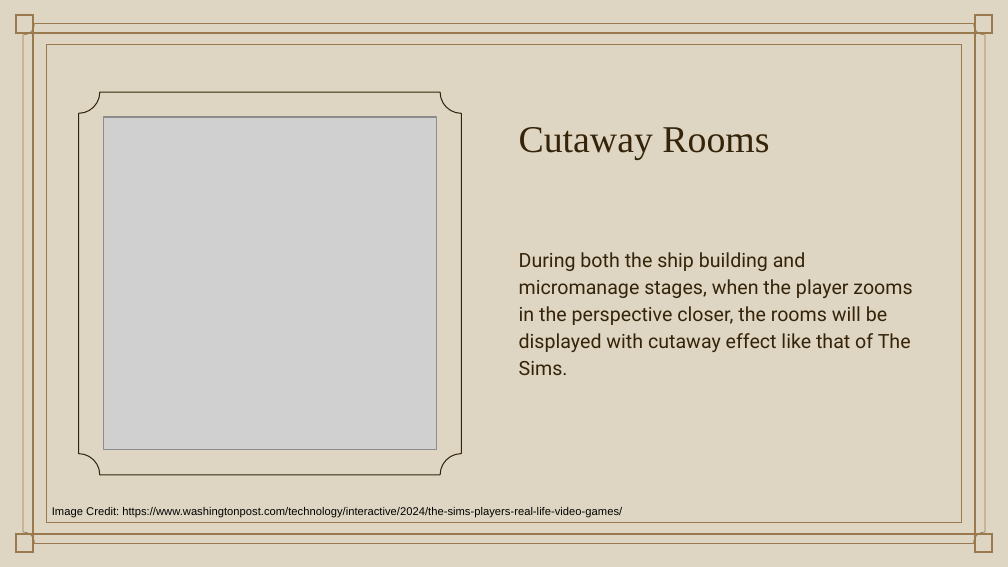
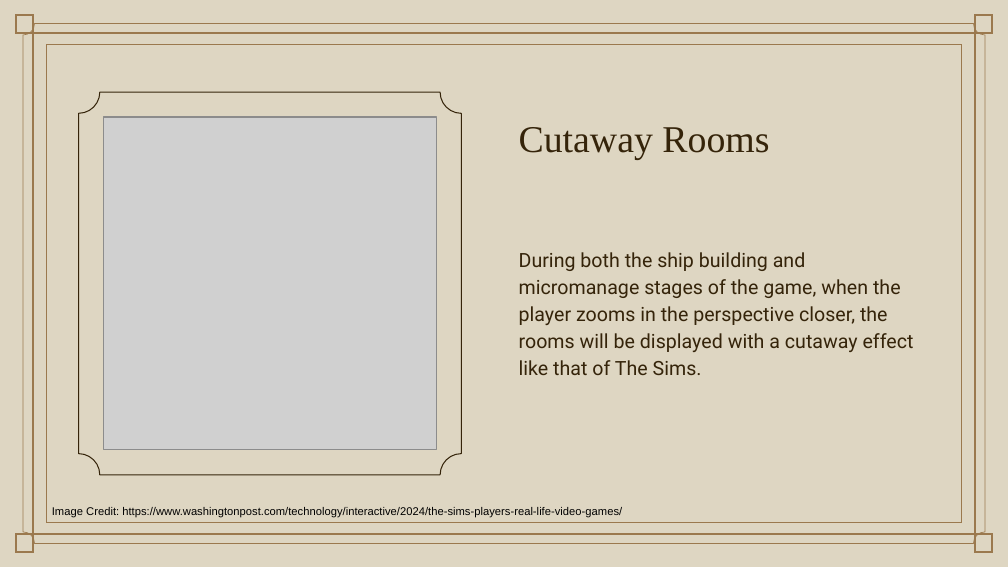
Before and after one commit to LyciaStenson/OceanLinerTycoon, a slide deck: slide 5 of Documents/Ocean Liner Tycoon Pitch.pptx. Drawn at 1008x567 pixels with LibreOffice and Linux fonts; fonts in the diff are those of the drawing; grey boxes stand for pictures; background and template pictures are left out. Boxes give left, top, right and bottom in pixels: in the first picture for what was removed or moved away, otherwise in the second. Text is boxed around its words. In the diff, an @@ line names an element or a change of style, - is before the commit and + after.

```diff
--- a/Documents/Ocean Liner Tycoon Pitch.pptx
+++ b/Documents/Ocean Liner Tycoon Pitch.pptx
@@ subtitle at box(519, 252, 914, 375): text changed @@
-During both the ship building and micromanage stages, when the player zooms in the perspective closer, the rooms will be displayed with cutaway effect like that of The Sims.
+During both the ship building and micromanage stages of the game, when the player zooms in the perspective closer, the rooms will be displayed with a cutaway effect like that of The Sims.
```
Also in this commit, not shown: 5 other slides changed, 3 other files.
